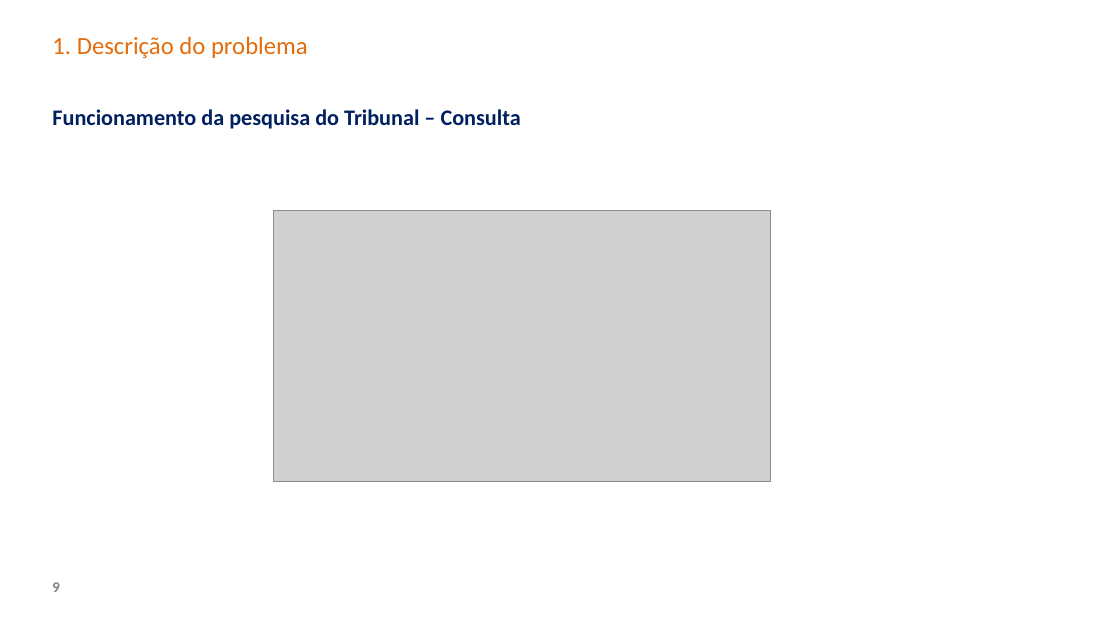
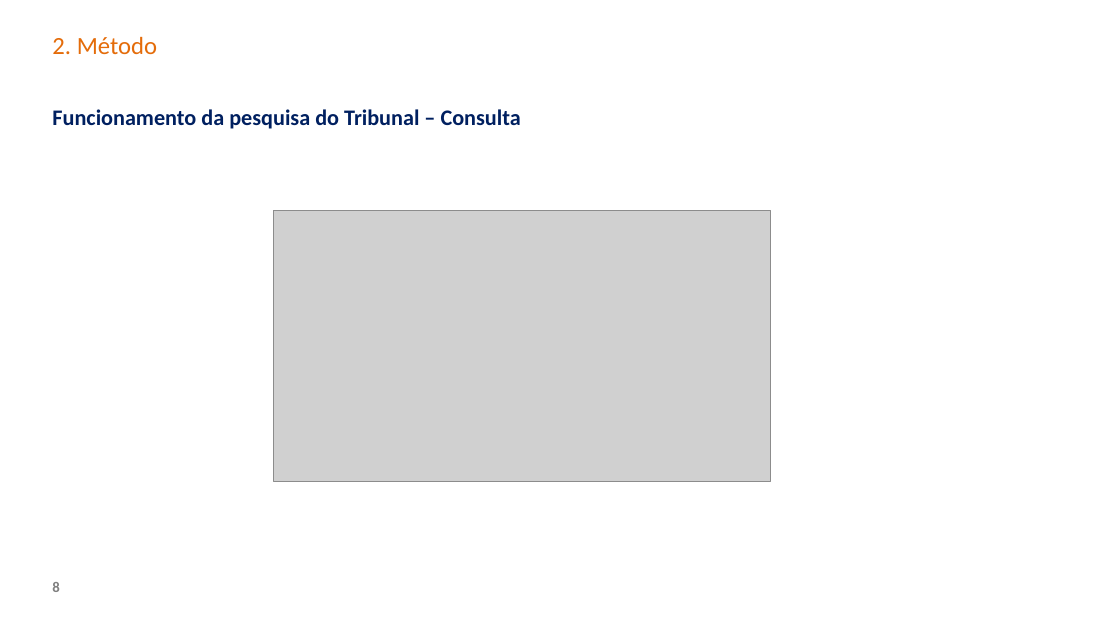
Before and after one commit to carisio/juris_tcu_expansao_doc, a slide deck: slide 8 of projeto_final/Apresentação.pptx (slide 9 before the commit). Drawn at 1120x630 pixels with LibreOffice and Linux fonts; fonts in the diff are those of the drawing; grey boxes stand for pictures; background and template pictures are left out. Boxes give left, top, right and bottom in pixels: in the first picture for what was removed or moved away, otherwise in the second. Text is boxed around its words. In the diff, an @@ line names an element or a change of style, - is before the commit and + after.

```diff
--- a/projeto_final/Apresentação.pptx
+++ b/projeto_final/Apresentação.pptx
@@ title at box(52, 37, 157, 54): text changed @@
-1. Descrição do problema
+2. Método
@@ page number at box(52, 582, 59, 592): text changed @@
-9
+8
```
Also in this commit, not shown: 16 other slides changed, 1 slide added, 1 slide removed, 1 other file.
